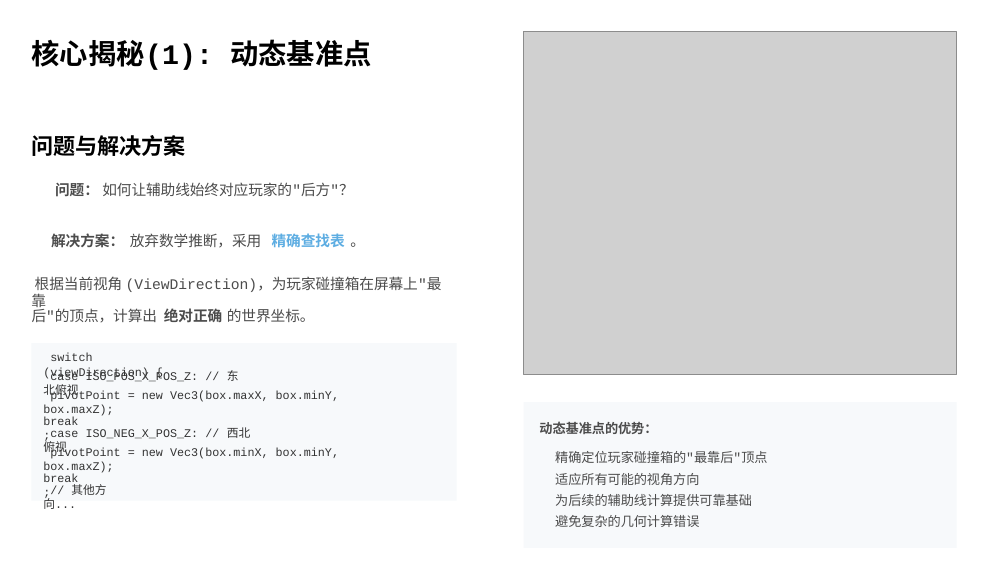
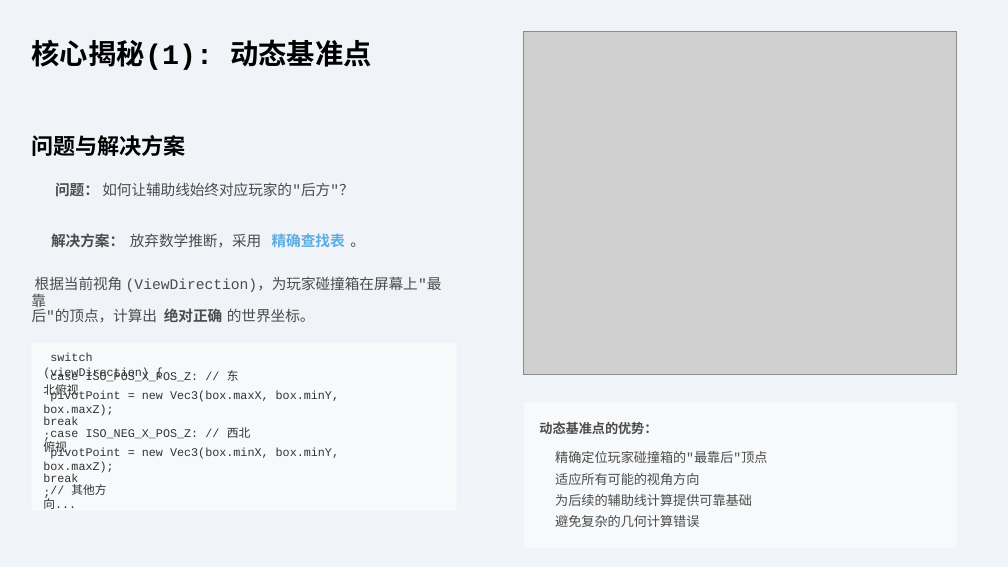
Before and after one commit to UniverseEmbedded/Unfold-Mod, a slide deck: slide 6 of doc/Unfold_Mod_视错觉空间解谜模组_v0.5.pptx. Drawn at 1008x567 pixels with LibreOffice and Linux fonts; fonts in the diff are those of the drawing; grey boxes stand for pictures; background and template pictures are left out. Boxes give left, top, right and bottom in pixels: in the first picture for what was removed or moved away, otherwise in the second. Text is boxed around its words. In the diff, an @@ line names an element or a change of style, - is before the commit and + after.

```diff
--- a/doc/Unfold_Mod_视错觉空间解谜模组_v0.5.pptx
+++ b/doc/Unfold_Mod_视错觉空间解谜模组_v0.5.pptx
@@ background #FFFFFF to #F0F3F8 @@
@@ rectangle: place and size @@
-rectangle at (31,343,457,500)
+rectangle at (31,343,457,510)
```
Also in this commit, not shown: 10 other slides changed, 1 other file.
